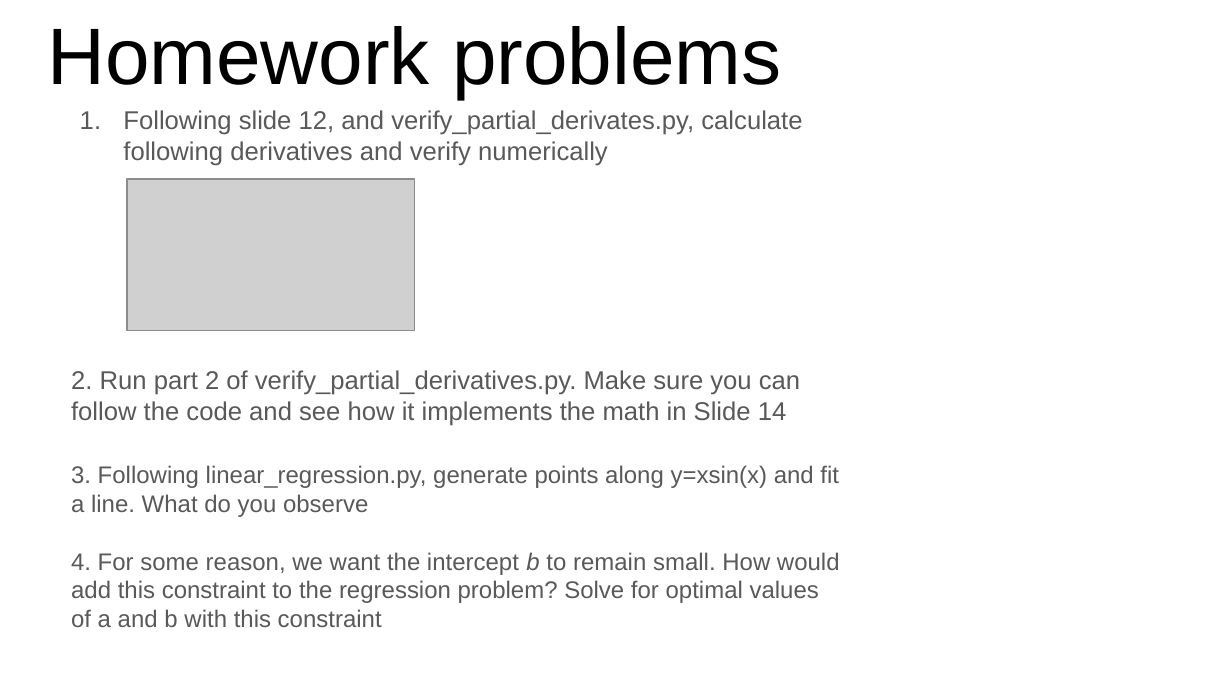
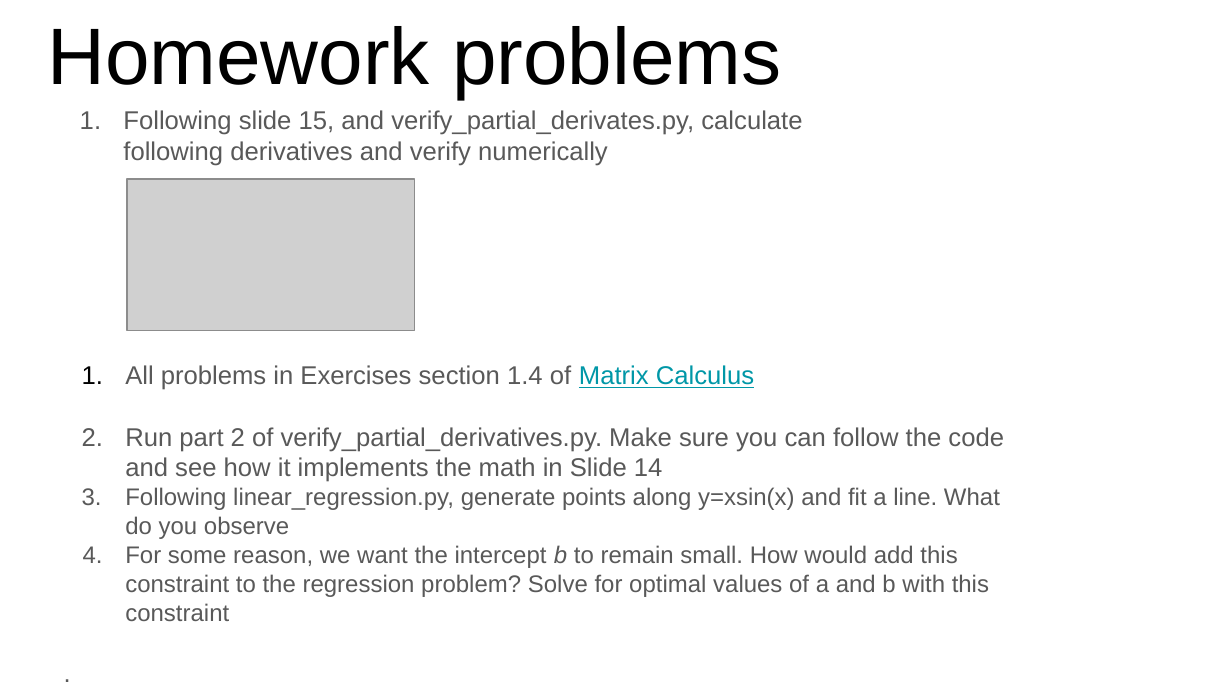
Before and after one commit to ankur6ue/deep-learning-course, a slide deck: slide 20 of Module 1/class_1.3/deep_learning_course_class_1.3.pptx (slide 17 before the commit). Drawn at 1232x693 pixels with LibreOffice and Linux fonts; fonts in the diff are those of the drawing; grey boxes stand for pictures. Boxes give left, top, right and bottom in pixels: in the first picture for what was removed or moved away, otherwise in the second. Text is boxed around its words. In the diff, an @@ line names an element or a change of style, - is before the commit and + after.

```diff
--- a/Module 1/class_1.3/deep_learning_course_class_1.3.pptx
+++ b/Module 1/class_1.3/deep_learning_course_class_1.3.pptx
@@ text at [123, 110, 802, 166]: text changed @@
-1. Following slide 12, and verify_partial_derivates.py, calculate following derivatives and verify numerically
+1. Following slide 15, and verify_partial_derivates.py, calculate following derivatives and verify numerically
@@ text removed at [71, 370, 800, 426] @@
-2. Run part 2 of verify_partial_derivatives.py. Make sure you can follow the code and see how it implements the math in Slide 14
@@ text at [125, 365, 1004, 621]: text changed @@
-3. Following linear_regression.py, generate points along y=xsin(x) and fit a line. What do you observe
-4. For some reason, we want the intercept b to remain small. How would add this constraint to the regression problem? Solve for optimal values of a and b with this constraint
+1. All problems in Exercises section 1.4 of Matrix Calculus
+2. Run part 2 of verify_partial_derivatives.py. Make sure you can follow the code and see how it implements the math in Slide 14
+3. Following linear_regression.py, generate points along y=xsin(x) and fit a line. What do you observe
+4. For some reason, we want the intercept b to remain small. How would add this constraint to the regression problem? Solve for optimal values of a and b with this constraint
+.
```
Also in this commit, not shown: 8 other slides changed, 4 slides added, 1 slide removed, 1 other file.
